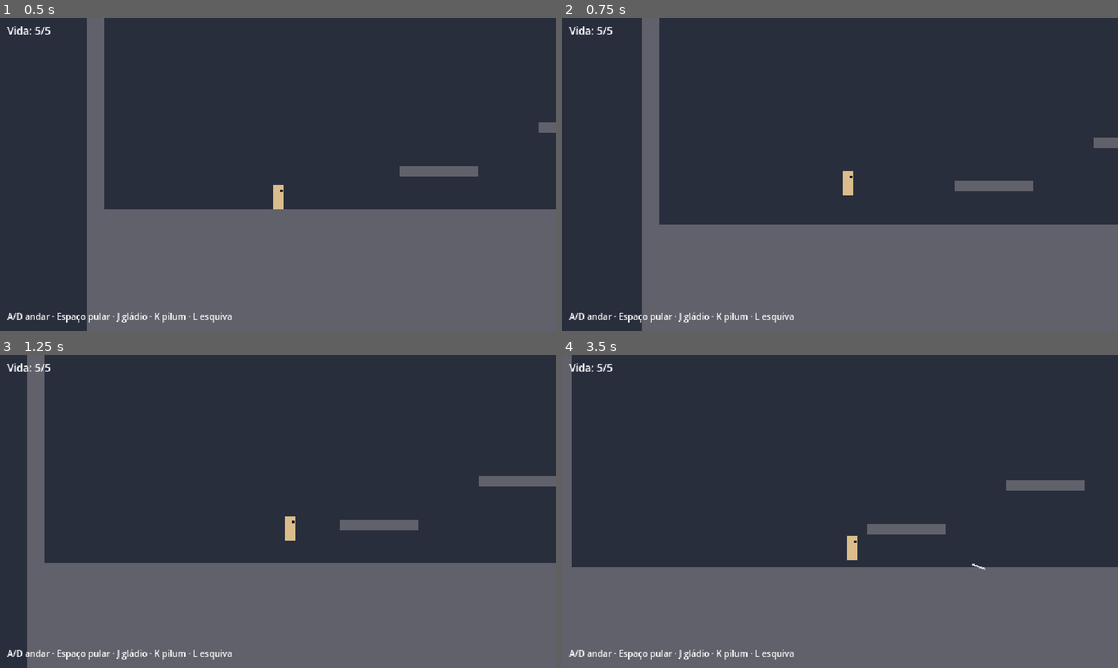
Above: before the commit, frames 1-4 (two rows, left to right).
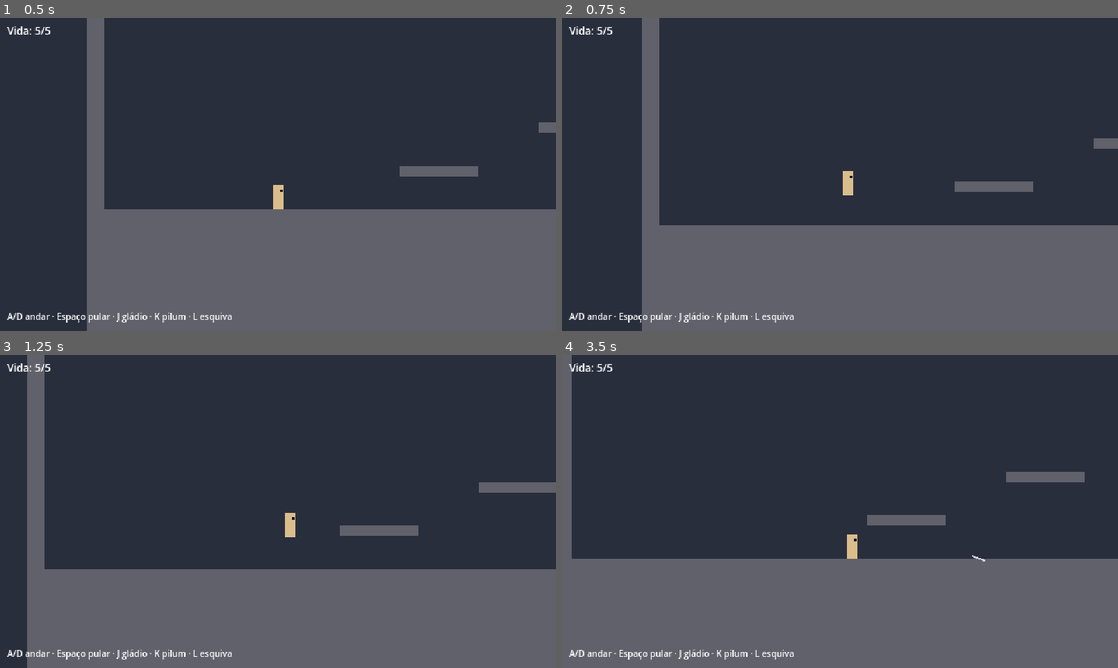
Above: after the commit, the same moments.

Repository: abnersf23-cmd/ultima-veritas
Game: Godot game, scene res://scenes/test_level.tscn
Two runs of this game, one before a commit and one after it. Both use one fixed random seed, a clock stepped at 60 frames per second and the inputs below.
Inputs:
- Up to frame 1 (0.5 s): no input
- Up to frame 2 (0.75 s): tap Enter at 0.5 s; hold D (move_right) from 0.53 s (still down); tap Space (jump) at 0.6 s
- Up to frame 3 (1.25 s): keep holding D (move_right); tap Space (jump) at 0.77, 1.07 s
- Up to frame 4 (3.5 s): tap J (attack) at 1.35 s; tap Space (jump) at 1.52, 1.55, 1.82, 2.3, 3.02, 3.05, 3.32 s; release D (move_right) at 2.03 s; hold A (move_left) 2.03-2.78 s; tap L (dodge) at 2.1 s; hold D (move_right) from 2.78 s (still down); tap K (throw) at 2.85 s

Frame 1 is identical in both runs. In frame 2, 0.3% of the frame differs, in the area x 17-100%, y 38-67%; in frame 3, 2.9%; in frame 4, 4.2%, in the area x 1-100%, y 37-69%.

Commit message:
Usa os valores de pulo ajustados pelo Abner no Inspetor
Co-Authored-By: Claude Opus 5.5 (1M context) <noreply@anthropic.com>
Claude-Session: https://claude.ai/code/session_01LNbMCfdpoAUtZSkugZXdSH

Diff:
--- a/scripts/player.gd
+++ b/scripts/player.gd
@@ -15,10 +15,10 @@
 @export var friction := 1100.0
 
 @export_group("Pulo")
-@export var jump_velocity := -380.0
-@export var gravity := 900.0
+@export var jump_velocity := -400.0
+@export var gravity := 1160.0
 ## A queda é mais rápida que a subida: deixa o pulo com mais peso.
-@export var fall_gravity_multiplier := 1.6
+@export var fall_gravity_multiplier := 1.4
 ## Soltar o botão no meio do pulo corta a subida (pulo de altura variável).
 @export var jump_cut_multiplier := 0.5
 ## "Tempo do coiote": ainda dá para pular logo depois de sair da beirada.
